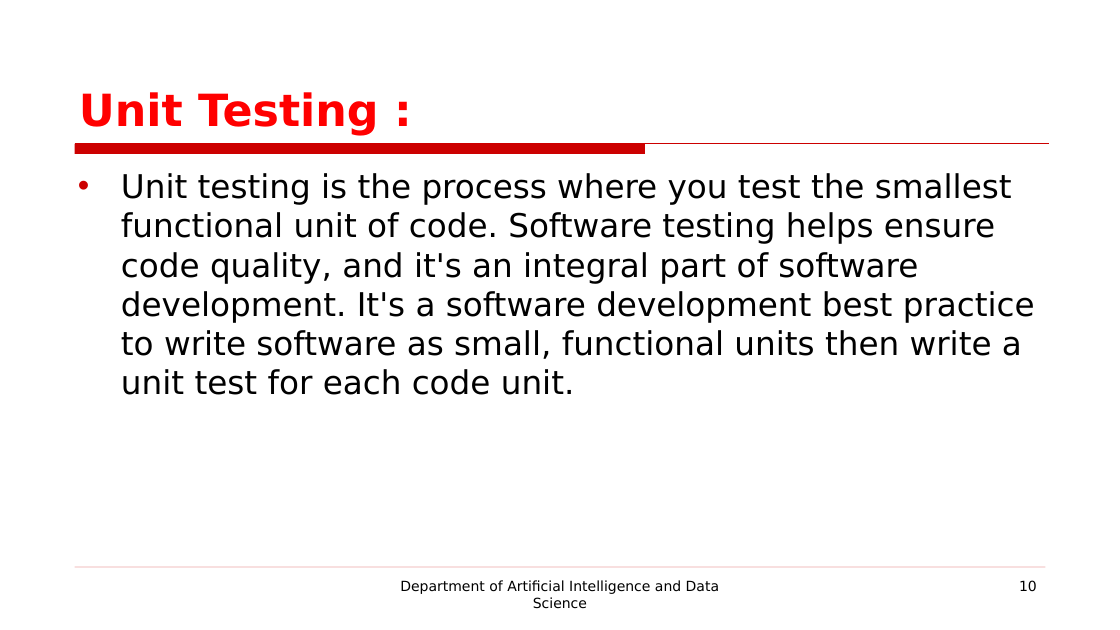
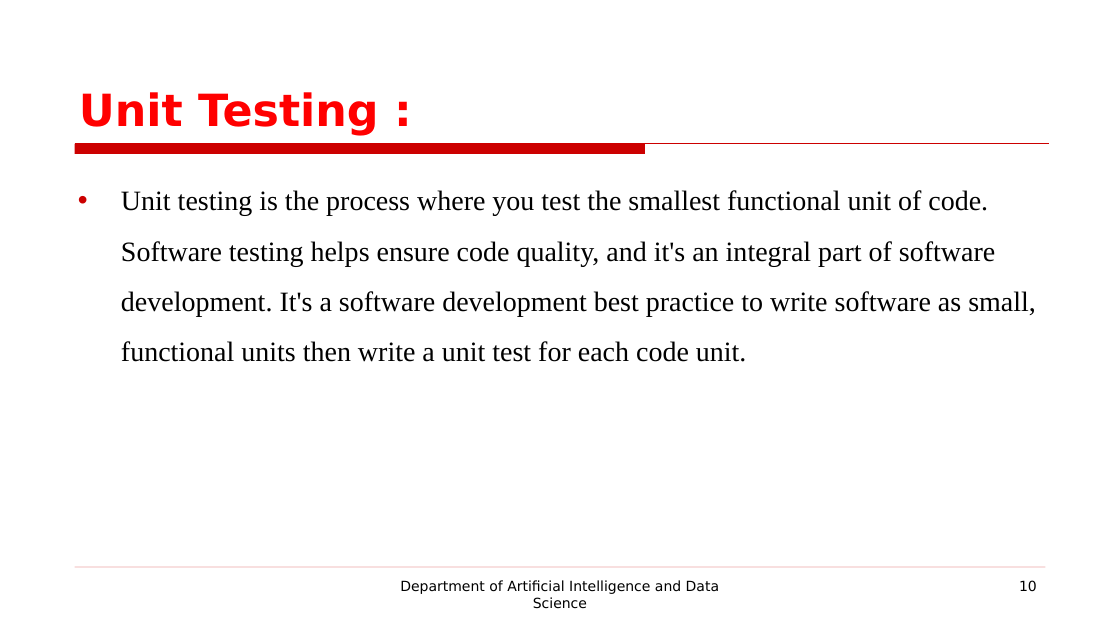
Before and after one commit to prasannak17/221801037_AD19541_SE, a slide deck: slide 10 of SE LAB EXAM PPT.pptx. Drawn at 1120x630 pixels with LibreOffice and Linux fonts; fonts in the diff are those of the drawing; background and template pictures are left out. Boxes give left, top, right and bottom in pixels: in the first picture for what was removed or moved away, otherwise in the second. Text is boxed around its words. In the diff, an @@ line names an element or a change of style, - is before the commit and + after.

```diff
--- a/SE LAB EXAM PPT.pptx
+++ b/SE LAB EXAM PPT.pptx
@@ text "Unit testing is the process ..." at box(121, 190, 1036, 362): size 28 to 24 pt, font DejaVu Sans to Times New Roman; line spacing 1 to 1.5 @@
```
Also in this commit, not shown: 16 other slides changed.
